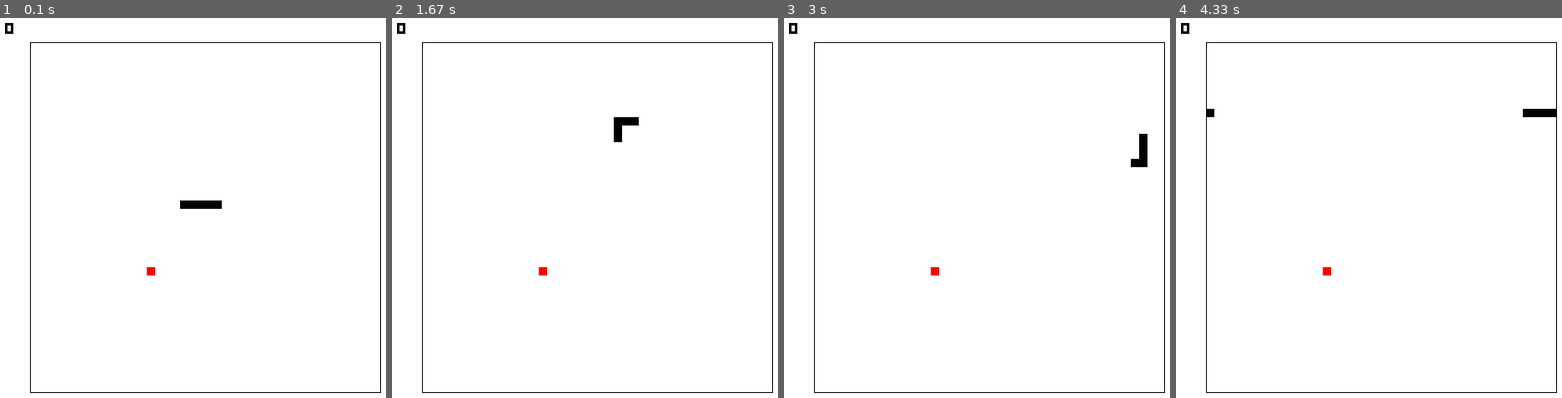
Above: before the commit, frames 1-4 (left to right).
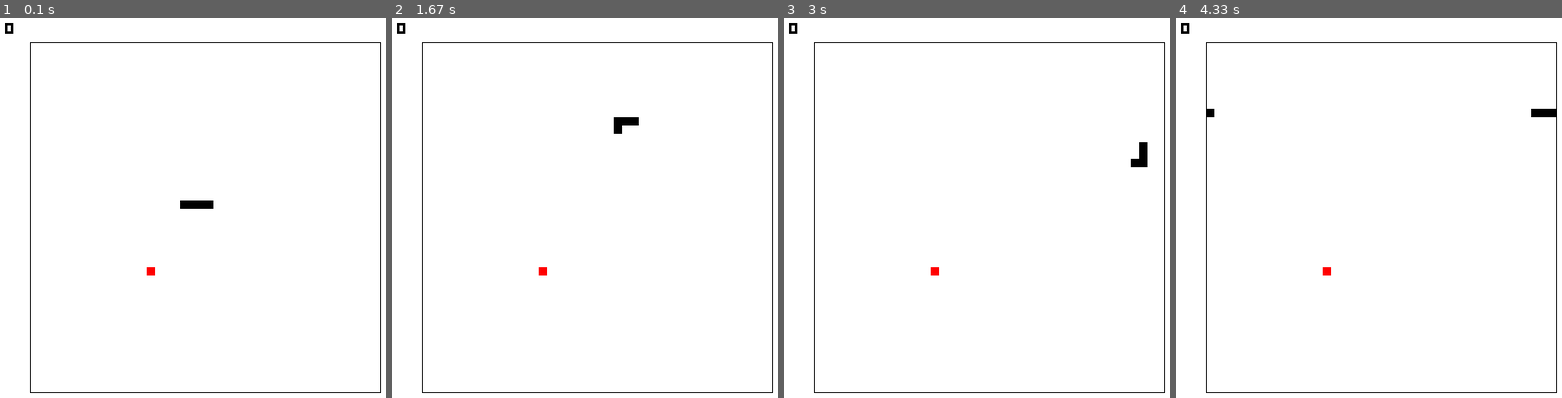
Above: after the commit, the same moments.

Repository: BorZzzenko/Simple-Snake-Game-Pygame
Game: pygame game, started from MainWindow.pyw
The game is run twice, just before and just after one commit, with the same random seed, the same clock (stepped at 60 frames per second) and the same inputs.
Inputs:
- Up to frame 1 (0.1 s): no input
- Up to frame 2 (1.67 s): tap W at 0.33 s; hold Right 0.67-1.13 s; hold Up 1.17-1.47 s; hold Right from 1.5 s (still down)
- Up to frame 3 (3 s): release Right at 1.97 s; hold Left 2-2.53 s; hold Down 2.57-2.87 s; hold Left from 2.9 s (still down)
- Up to frame 4 (4.33 s): release Left at 3.3 s; hold Up 3.33-3.7 s; hold Right from 3.73 s (still down)

The runs differ from the first frame. In frame 1, less than 0.1% of the frame differs, in the area x 55-58%, y 48-51%; in frame 2, less than 0.1%; in frame 3, less than 0.1%; in frame 4, less than 0.1%.

Commit message:
added adding snake's body block

Diff:
--- a/Snake.py
+++ b/Snake.py
@@ -5,12 +5,15 @@
         return super().__init__(x, y)
 
 class Snake():
-    def __init__(self, x, y, game_field):
+    def __init__(self, x, y, game_field, length = 3):
         self.__game_field = game_field
 
         self.__head = SnakeBody(x, y)
-        self.__body = [self.__head, SnakeBody(x + 1, y), SnakeBody(x + 2, y), SnakeBody(x + 3, y), SnakeBody(x + 4, y)]
-        self.__directions = [(-1, 0), (-1, 0), (-1, 0), (-1, 0), (-1, 0)]
+        self.__body = [self.__head]
+        self.__directions = [(-1, 0)]
+
+        for i in range(length):
+            self.add_body_block()
 
     def __iter__(self):
         for i in self.__body:
@@ -61,3 +64,13 @@
         if (dir[direction.lower()][0] != -dx and
                 dir[direction.lower()][1] != -dy):
             self.__directions[0] = dir[direction.lower()]
+
+    def add_body_block(self):
+        x, y = self.__body[-1].x, self.__body[-1].y
+        last_dir = self.__directions[-1]
+
+        x -= last_dir[0]
+        y -= last_dir[1]
+
+        self.__body.append(SnakeBody(x, y))
+        self.__directions.append(last_dir)
